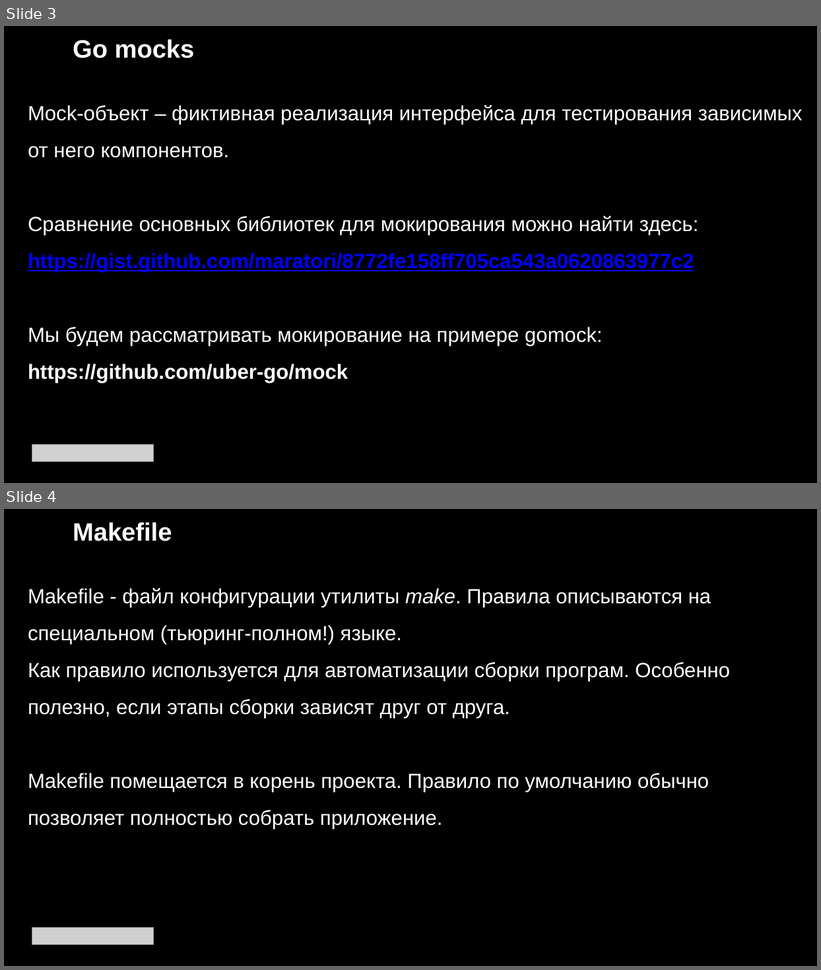
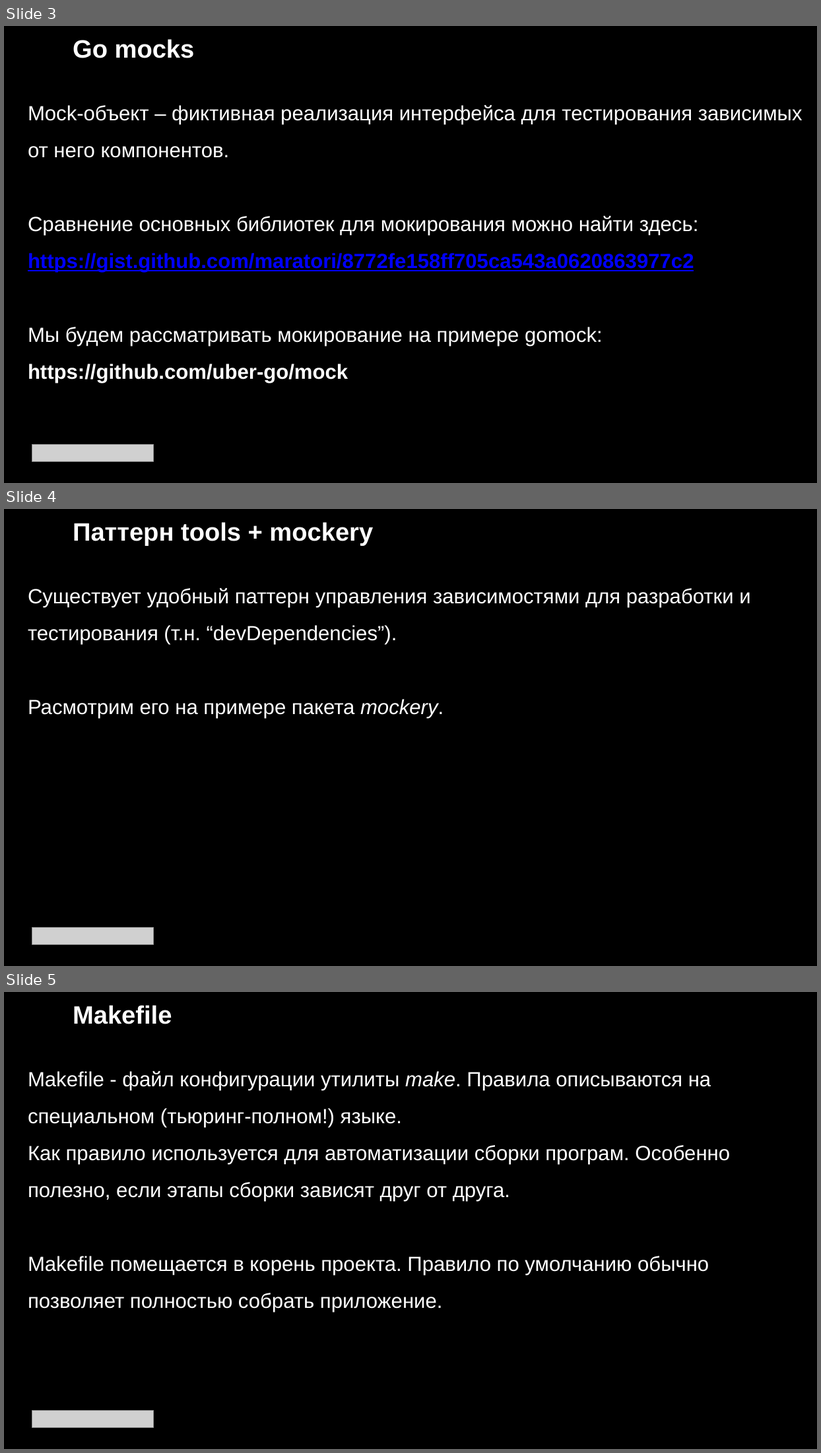
Before and after one commit to s-shpak/yabinar-mocks, a slide deck: slides/YABinar 2 - Mocks.pptx. Shown one above the other, each under a label of ours: slides 3 and 4 before the commit, slides 3, 4 and 5 after it. The pictures are 821x970 and 821x1453 pixels, drawn with LibreOffice and Linux fonts; fonts in the diff are those of the drawing; grey boxes stand for pictures. Boxes give left, top, right and bottom in pixels: in the first picture for what was removed or moved away, otherwise in the second. Text is boxed around its words. In the diff, an @@ line names an element or a change of style, - is before the commit and + after.

Commit message:
feat: add a section about tools pattern

```diff
--- a/slides/YABinar 2 - Mocks.pptx
+++ b/slides/YABinar 2 - Mocks.pptx
@@ slide 4 added at <box>4,509,817,966</box>, background #FFFFFF; not listed: 1 template element that a slide beside it also shows @@
@@ title added at <box>73,522,373,546</box>, 49 pt, text #FFFFFF, bold @@
+Паттерн tools + mockery
@@ title added at <box>28,588,750,718</box>, 40 pt, text #FFFFFF @@
+Существует удобный паттерн управления зависимостями для разработки и тестирования (т.н. “devDependencies”).
+Расмотрим его на примере пакета mockery.
@@ picture added at <box>32,927,153,945</box> @@
@@ what was slide 4 is now slide 5 @@
```
Also in this commit, not shown: 6 other files.
